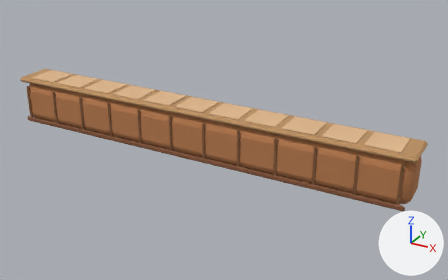
Two versions of the glTF model examples/mountain-post/models/package_counter.glb, one commit apart.
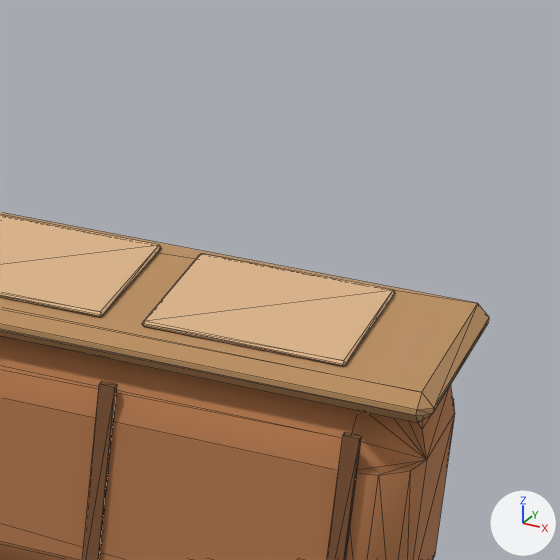
There are two pictures of each version: one whole from a camera (50 mm lens) standing at (4.77, -7.8, 4.2) and looking at (0.41, 0.13, 0.24), one close up on the part from 75% to 98% of the width and 30% to 67% of the height. The axes (+X, +Y, +Z) are drawn at lower right. The lights are the same throughout. The last two pictures show the newer version. The close-ups show mesh edges as thin lines. Vertices at exactly the same position are counted once.

The first close-up shows 'body'.
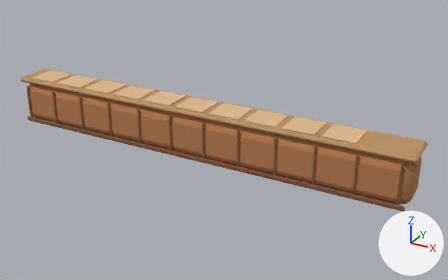
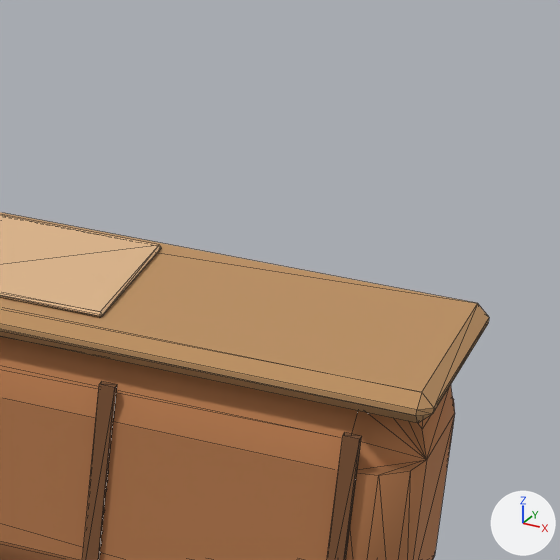
Location of each change, [x1, y1, x2, y2] in pixels of the close-ups (560 x 560 px):
part 1 of me_body, deleted (beige): before [142, 253, 395, 367]

What changed in the scene script:
```text
Change me_body:
    used by ob_body; location = (0.0, 0.0, 0.0)
    remove me_body.from_pydata(...)  # 480 vertices, 856 faces; spans x -3.47..3.47, y -0.34..0.33, z 0.0..0.82
    add me_body.from_pydata(...)  # 456 vertices, 812 faces; spans x -3.47..3.47, y -0.34..0.33, z 0.0..0.82
    me_body part 1: the loose piece of 24 vertices spanning x 2.75..3.25, y -0.25..0.25, z 0.8..0.82 is deleted
```
